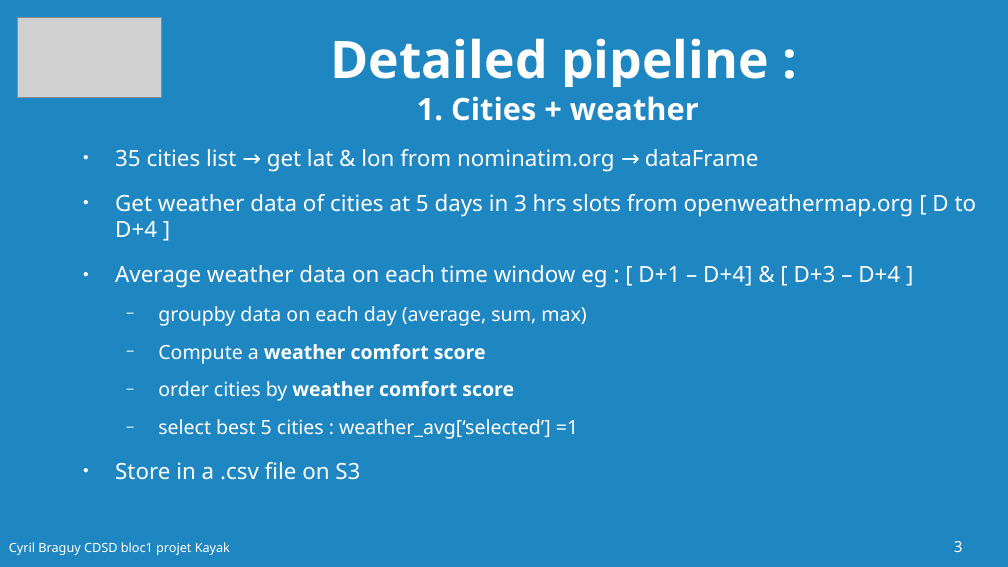
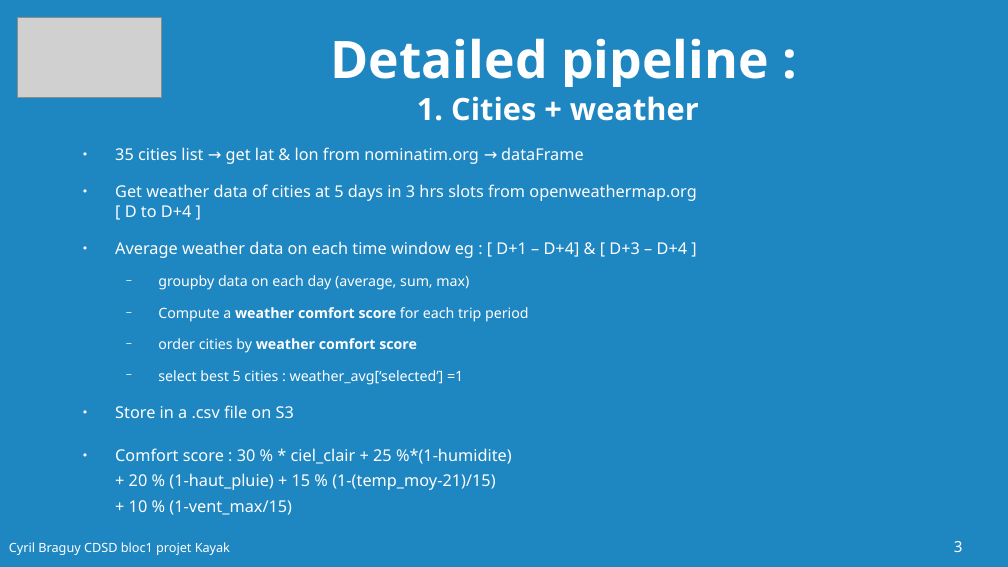
Before and after one commit to cyrilbraguy/Bl1_kayak, a slide deck: slide 3 of zz_doc/braguy_CDSD_block1_kayak.odp. Drawn at 1008x567 pixels with LibreOffice and Linux fonts; fonts in the diff are those of the drawing; grey boxes stand for pictures. Boxes give left, top, right and bottom in pixels: in the first picture for what was removed or moved away, otherwise in the second. Text is boxed around its words. In the diff, an @@ line names an element or a change of style, - is before the commit and + after.

```diff
--- a/zz_doc/braguy_CDSD_block1_kayak.odp
+++ b/zz_doc/braguy_CDSD_block1_kayak.odp
@@ text at <box>115,147,696,418</box>: size 17.6 to 12.8 pt in "35 cities list → get lat & ...", "Get weather data of cities at 5 ...", "Average weather data on each time window ...", "Store in a .csv file on S3"; size 15.4 to 11.2 pt in "groupby data on each day (average, sum, ...", "order cities by weather comfort score", "select best 5 cities : weather_avg[‘selected’] =1" @@
@@ text at <box>158,307,529,322</box>: text changed; size 15.4 to 11.2 pt; bold off @@
-  − Compute a weather comfort score
+  − Compute a weather comfort score for each trip period
@@ text at <box>115,448,512,515</box>: paragraph added @@
+● Comfort score : 30 % * ciel_clair + 25 %*(1-humidite)
+  + 20 % (1-haut_pluie) + 15 % (1-(temp_moy-21)/15)
+  + 10 % (1-vent_max/15)
```
Also in this commit, not shown: 4 other slides changed, 1 slide added, 1 other file.
